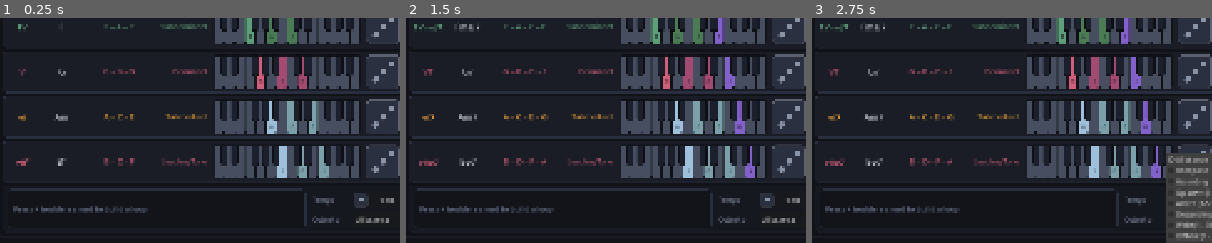
Above: before the commit, frames 1-3 (left to right).
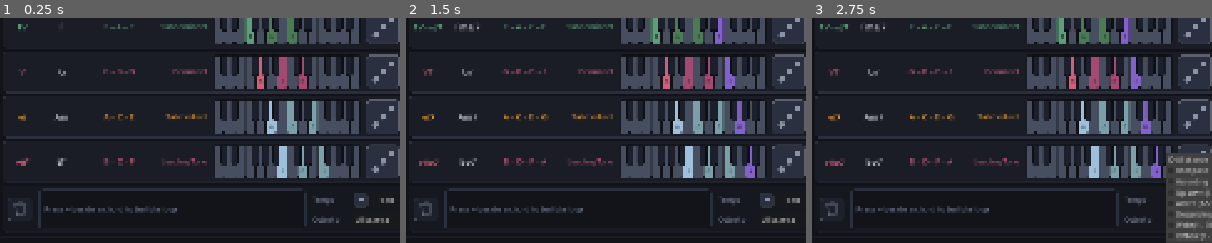
Above: after the commit, the same moments.

Repository: Square-Atom/mic
Game: Godot game, scene res://scenes/main.tscn
The game is run twice, just before and just after one commit, with the same random seed, the same clock (stepped at 60 frames per second) and the same inputs.
Inputs:
- Up to frame 1 (0.25 s): no input
- Up to frame 2 (1.5 s): click "MIDI Input" at 0.5 s; click "Show 7th chords" at 1.25 s
- Up to frame 3 (2.75 s): click "All at once" at 2 s
The pictures show only the part of the screen within x 0-50%, y 50-100%; the shares and areas given below are measured in that part.

The runs differ from the first frame. In frame 1, 0.7% of the frame differs, in the area x 2-45%, y 75-94%; in frame 2, 0.7%; in frame 3, 0.7%.

Commit message:
Add a clear button at the head of the loop strip
A trash can before the timeline, 58px against the transport's 88 - two
thirds, as asked. It is sized against the transport rather than against the
slots' own delete buttons because it is the counterpart to playing the loop,
not another per-chord control; smaller than the transport because emptying
the strip is not what anyone came to it to do.

ChordLoop.clear comes back. It was written with the rest of the loop and then
taken out again as dead code once the sketch turned out to have no affordance
for it; now it has one. It stops before emptying: an empty loop has nothing to
sound, so a transport left running over one would show a playing state and
produce silence, and the next chord added would join a bar already half gone.

The can fades to a third when the strip is empty. That is the state it is
first seen in, and a fully lit trash can beside "press + beside a chord to
build a loop" invites a press that does nothing. Modulate rather than a
disabled state, which DrawnButton has no notion of, and rather than hiding it,
which would shift the whole strip the moment the first chord landed - the same
jump TIMELINE_MIN_HEIGHT exists to prevent vertically.

Co-Authored-By: Claude Opus 5 <noreply@anthropic.com>

Diff:
--- a/scripts/loop/chord_loop.gd
+++ b/scripts/loop/chord_loop.gd
@@ -113,6 +113,19 @@
 	slots_changed.emit(slots)
 
 
+## Throw the whole progression away.
+##
+## Stops first. An empty loop has nothing to sound, so a transport left running
+## over one would sit there showing a playing state and producing silence -
+## and the next chord added would join a bar already half elapsed.
+func clear() -> void:
+	if slots.is_empty():
+		return
+	stop()
+	slots.clear()
+	slots_changed.emit(slots)
+
+
 # --- Settings --------------------------------------------------------------
 
 func set_tempo(bpm: int) -> void:
--- a/scripts/ui/chord_loop_bar.gd
+++ b/scripts/ui/chord_loop_bar.gd
@@ -17,6 +17,14 @@
 const HINT_FONT_SIZE := 18
 const TITLE_WIDTH := 92.0
 const TRANSPORT_SIZE := Vector2(88.0, 88.0)
+## Two thirds of the transport. Emptying the loop is the counterpart to playing
+## it, so it is sized against that rather than against the slots' own delete
+## buttons - but smaller, because it is not what you came to the strip to do.
+const CLEAR_SIZE := Vector2(58.0, 58.0)
+## How far the clear button fades when there is nothing to clear. Short of a
+## disabled state, which DrawnButton has no notion of, and short of hiding it,
+## which would shift the whole strip the moment the first chord landed.
+const CLEAR_IDLE_ALPHA := 0.35
 ## Tall enough for a slot's box and its delete button, so an empty strip is the
 ## same height as a full one and the panel does not jump when the first chord
 ## lands in it.
@@ -26,6 +34,7 @@
 var _hint: Label
 var _ostinato_picker: OptionButton
 var _transport: IconButton
+var _clear: IconButton
 var _slots: Array[LoopSlot] = []
 ## The slot a drag left from, remembered because a drag that lands nowhere is a
 ## delete and by then there is nothing under the cursor to ask.
@@ -88,9 +97,22 @@
 	row.add_theme_constant_override("separation", 18)
 	margin.add_child(row)
 
+	row.add_child(_build_clear())
 	row.add_child(_build_timeline())
 	row.add_child(_build_settings())
 	row.add_child(_build_transport())
+
+
+## Empties the strip. The same can the slots carry, at the size of the job:
+## this one does what every slot's delete button does, all at once.
+func _build_clear() -> Control:
+	_clear = IconButton.new()
+	_clear.glyph = IconButton.Glyph.TRASH
+	_clear.custom_minimum_size = CLEAR_SIZE
+	_clear.size_flags_vertical = Control.SIZE_SHRINK_CENTER
+	_clear.tooltip_text = "Remove every chord from the loop"
+	_clear.pressed.connect(ChordLoop.clear)
+	return _clear
 
 
 ## The sunken frame the slots sit in. Its own panel, a shade darker than the
@@ -228,6 +250,10 @@
 
 	var degrees := ChordLoop.slots
 	_hint.visible = degrees.is_empty()
+	# Nothing to throw away yet, and this is the state the strip is first seen
+	# in - a fully lit trash can beside "press + to build a loop" invites a
+	# press that would do nothing.
+	_clear.modulate.a = CLEAR_IDLE_ALPHA if degrees.is_empty() else 1.0
 	var chords := AppState.current_chords()
 	for i in degrees.size():
 		var chord := chords[degrees[i]]
